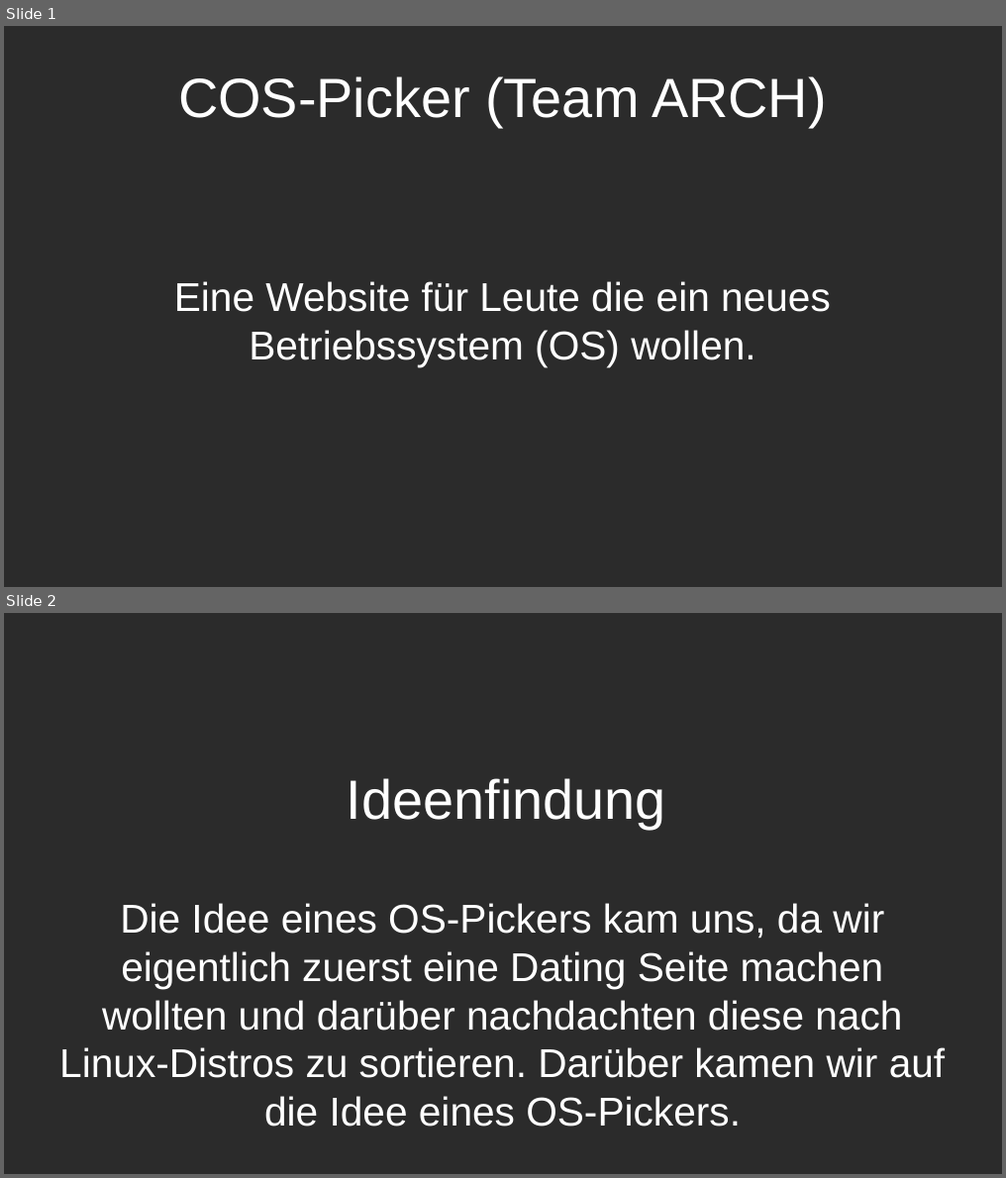
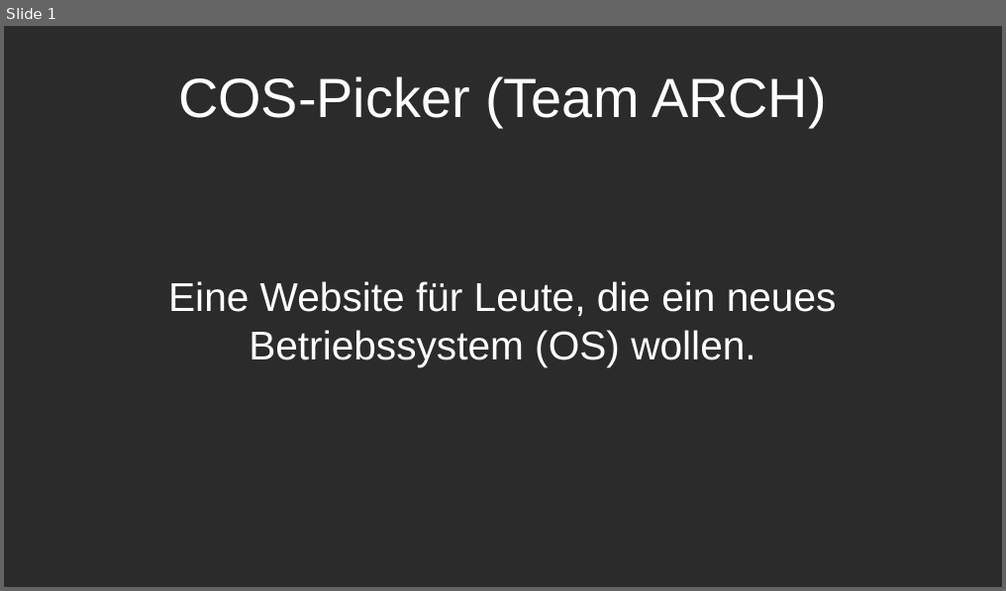
Before and after one commit to Kleefuchs/OS-Picker, a slide deck: Arch.odp. Shown one above the other, each under a label of ours: slides 1 and 2 before the commit, slide 1 after it. The pictures are 1006x1178 and 1006x591 pixels, drawn with LibreOffice and Linux fonts; fonts in the diff are those of the drawing; background and template pictures are left out; a plain dark background stands for a picture behind light text. Boxes give left, top, right and bottom in pixels: in the first picture for what was removed or moved away, otherwise in the second. Text is boxed around its words. In the diff, an @@ line names an element or a change of style, - is before the commit and + after.

```diff
--- a/Arch.odp
+++ b/Arch.odp
@@ slide 2 removed at bbox=[4, 613, 1002, 1174], background picture (left out) @@
@@ title removed at bbox=[347, 778, 666, 829] @@
-Ideenfindung
@@ subtitle removed at bbox=[59, 903, 944, 1127] @@
-Die Idee eines OS-Pickers kam uns, da wir eigentlich zuerst eine Dating Seite machen wollten und darüber nachdachten diese nach Linux-Distros zu sortieren. Darüber kamen wir auf die Idee eines OS-Pickers.
@@ slide 1 changed as well @@
@@ subtitle at bbox=[168, 281, 837, 368]: text changed @@
-Eine Website für Leute die ein neues Betriebssystem (OS) wollen.
+Eine Website für Leute, die ein neues Betriebssystem (OS) wollen.
```
Also in this commit, not shown: 3 other slides changed, 2 slides added.
